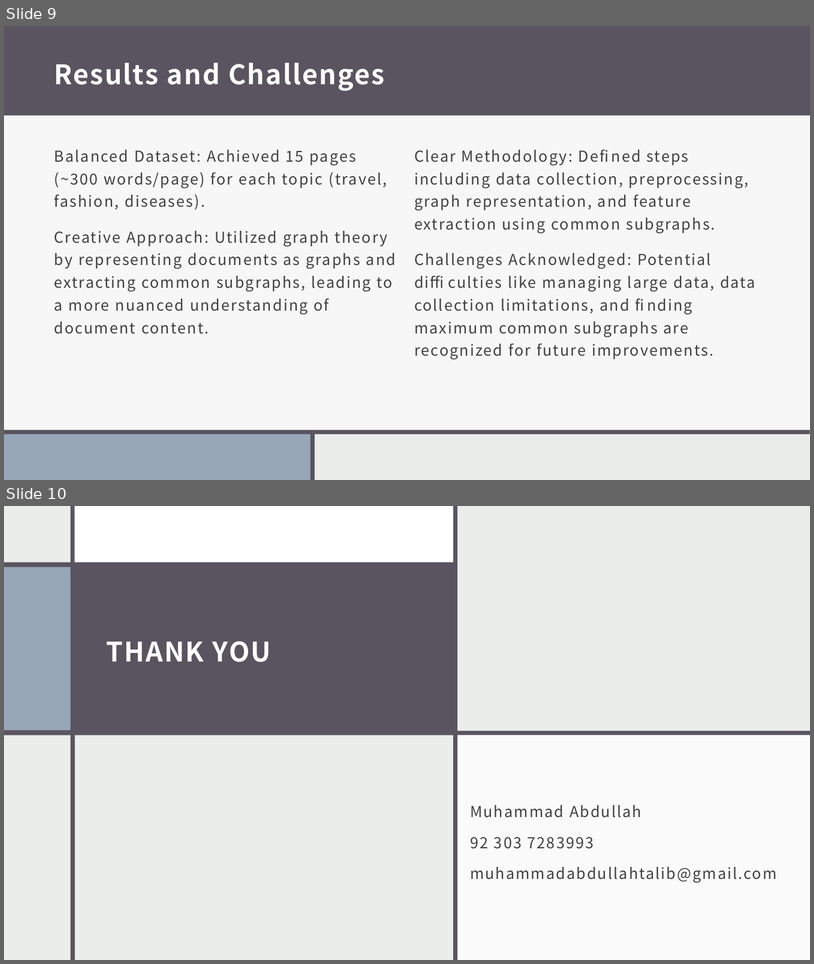
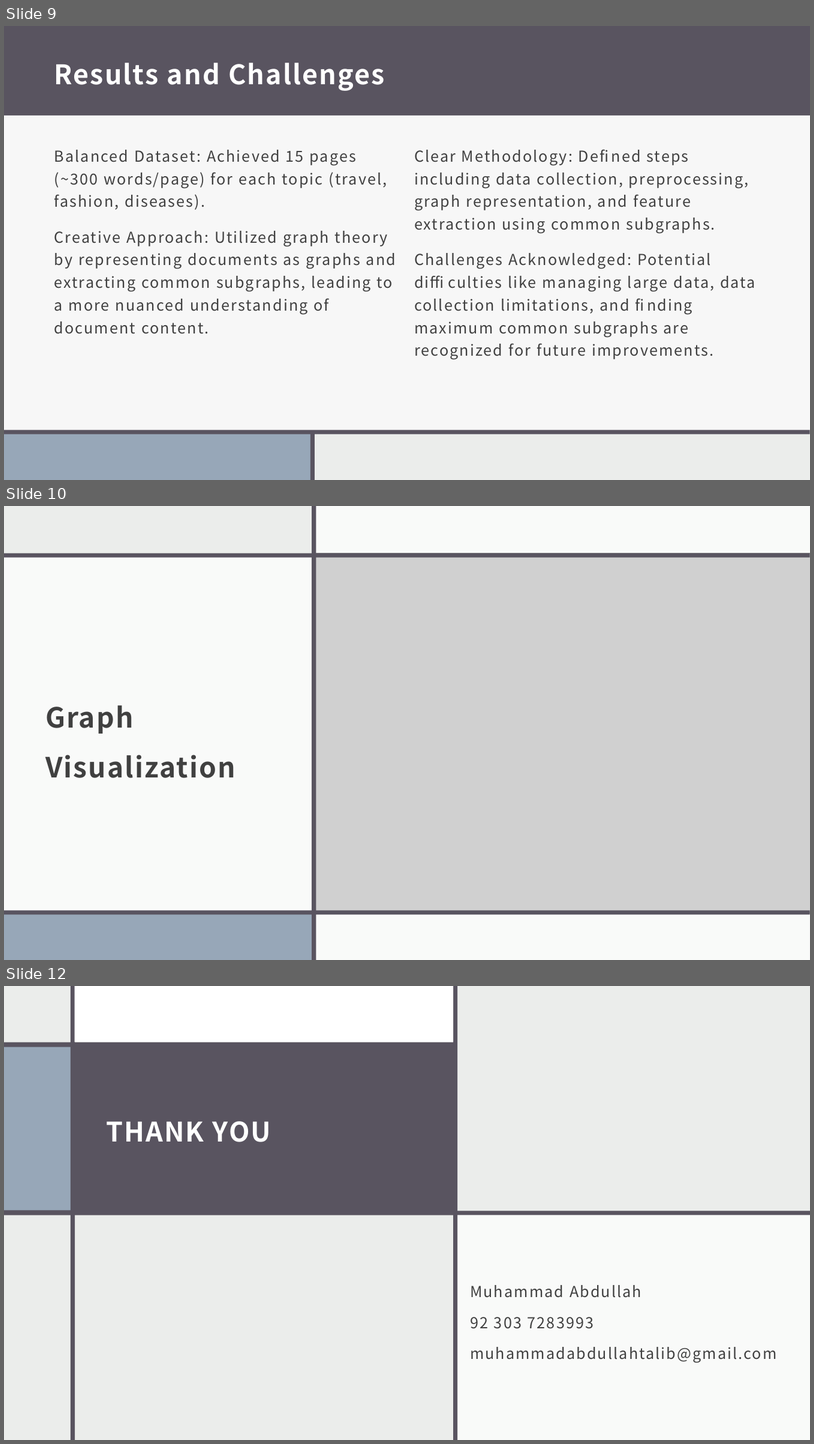
Before and after one commit to muhammadabdullah660/Graph-Based-Classification, a slide deck: Documentation/Slides.pptx. Shown one above the other, each under a label of ours: slides 9 and 10 before the commit, slides 9, 10 and 12 after it; the slides between them are not shown. The pictures are 814x964 and 814x1444 pixels, drawn with LibreOffice and Linux fonts; fonts in the diff are those of the drawing; grey boxes stand for pictures. Boxes give left, top, right and bottom in pixels: in the first picture for what was removed or moved away, otherwise in the second. Text is boxed around its words. In the diff, an @@ line names an element or a change of style, - is before the commit and + after.

Commit message:
slides update

```diff
--- a/Documentation/Slides.pptx
+++ b/Documentation/Slides.pptx
@@ slide 10 added at [4,506,810,960], background #EBEDEB; not listed: 3 template elements that a slide beside it also shows @@
@@ rectangle added at [4,506,810,960], fill #EBEDEB @@
@@ rectangle added at [312,507,316,960], fill #595460 @@
@@ rectangle added at [312,506,316,960], fill #595460 @@
@@ rectangle added at [314,506,810,557], fill #FFFFFF at 75% opacity @@
@@ rectangle added at [316,506,810,960], fill #FFFFFF at 75% opacity @@
@@ rectangle added at [4,556,311,913], fill #FFFFFF at 75% opacity @@
@@ rectangle added at [4,553,810,558], fill #595460 @@
@@ picture added at [315,553,810,913] @@
@@ rectangle added at [4,565,810,654], fill #595460 @@
@@ rectangle added at [4,570,71,650], fill #97A7B8 @@
@@ rectangle added at [73,647,810,960], fill #FFFFFF at 75% opacity @@
@@ title added at [45,705,236,778], 33 pt, text #404040, bold @@
+Graph Visualization
@@ rectangle added at [4,913,312,960], fill #97A7B8 @@
@@ rectangle added at [4,910,810,915], fill #595460 @@
@@ rectangle added at [316,914,810,960], fill #FFFFFF at 75% opacity @@
@@ what was slide 10 is now slide 12 @@
```
Also in this commit, not shown: 1 other slide added, 3 other files.
